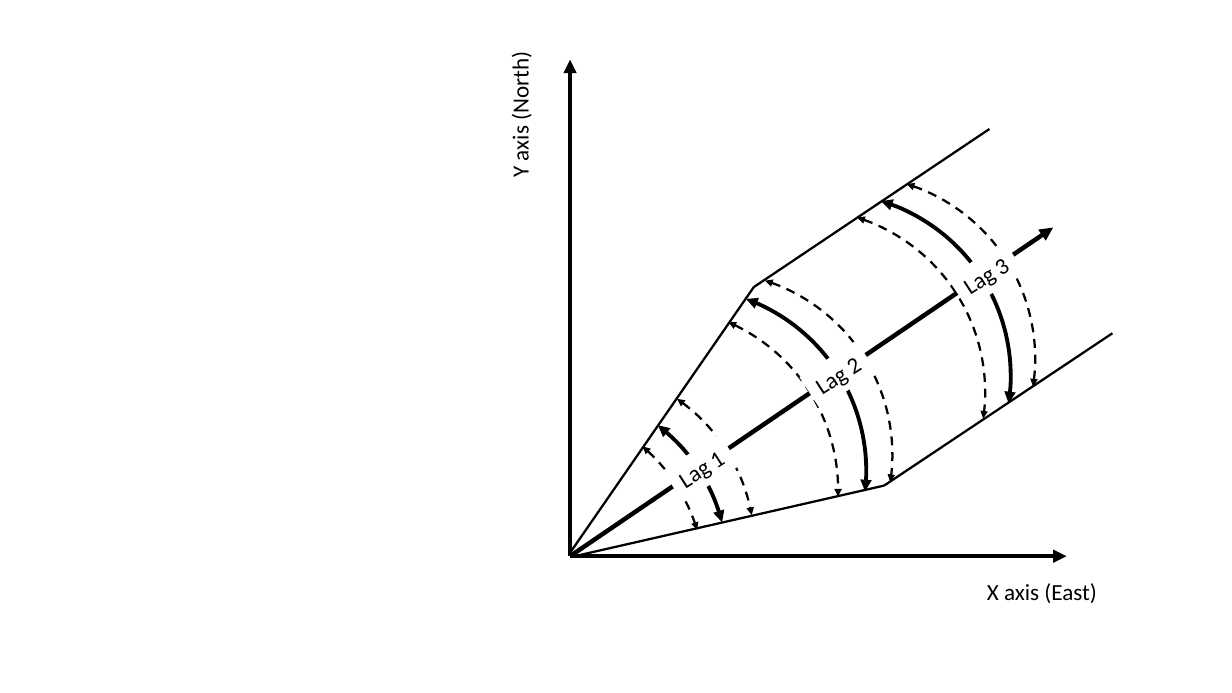
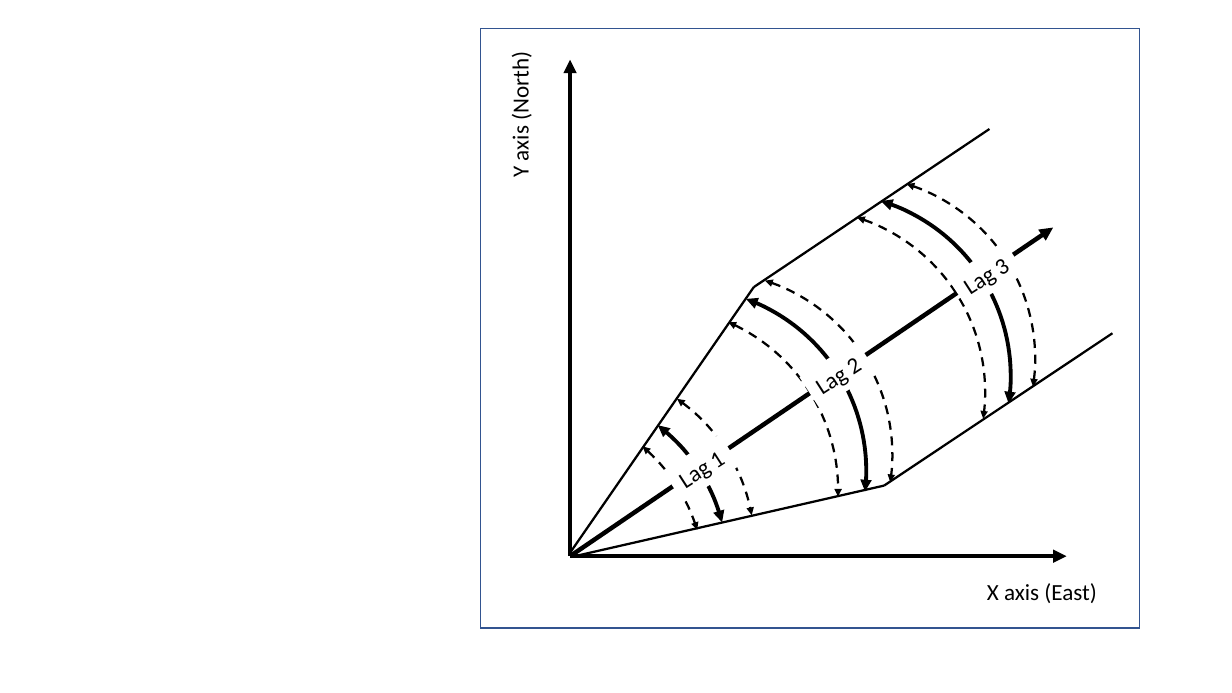
Before and after one commit to aegis4048/aegis4048.github.io, a slide deck: slide 10 of downloads/notebooks/spatial.pptx (slide 9 before the commit). Drawn at 1232x693 pixels with LibreOffice and Linux fonts; fonts in the diff are those of the drawing. Boxes give left, top, right and bottom in pixels: in the first picture for what was removed or moved away, otherwise in the second. Text is boxed around its words. In the diff, an @@ line names an element or a change of style, - is before the commit and + after.

```diff
--- a/downloads/notebooks/spatial.pptx
+++ b/downloads/notebooks/spatial.pptx
@@ rectangle added at (x1=481, y1=29, x2=1140, y2=628), outline #325491 1 pt @@
```
Also in this commit, not shown: 1 other slide changed, 2 slides added, 35 other files.
